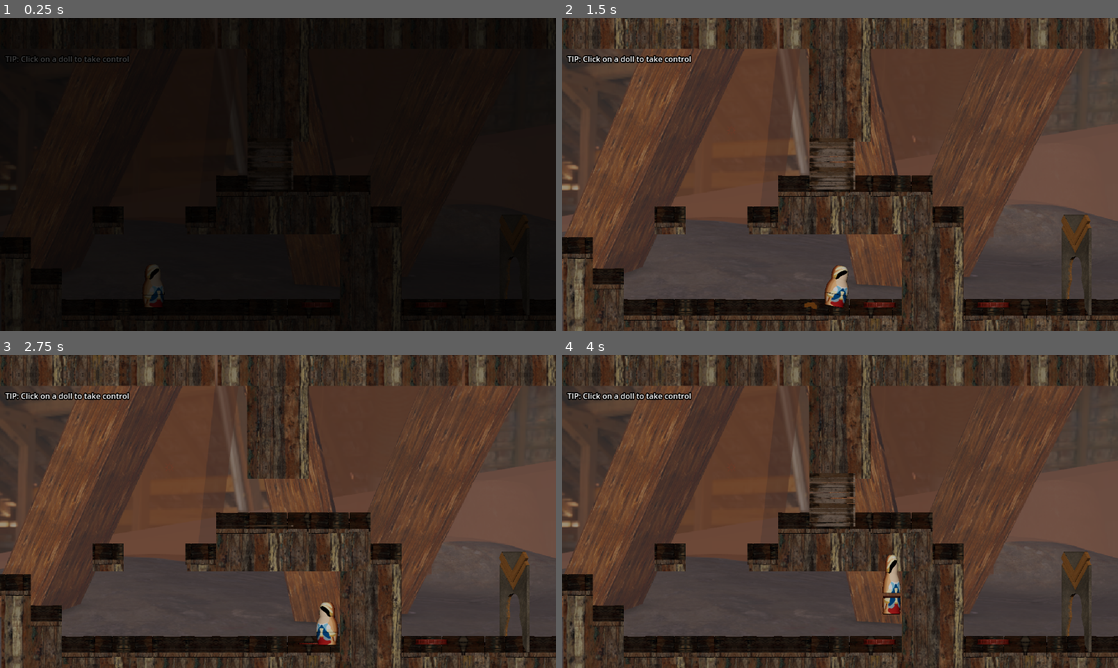
Above: before the commit, frames 1-4 (two rows, left to right).
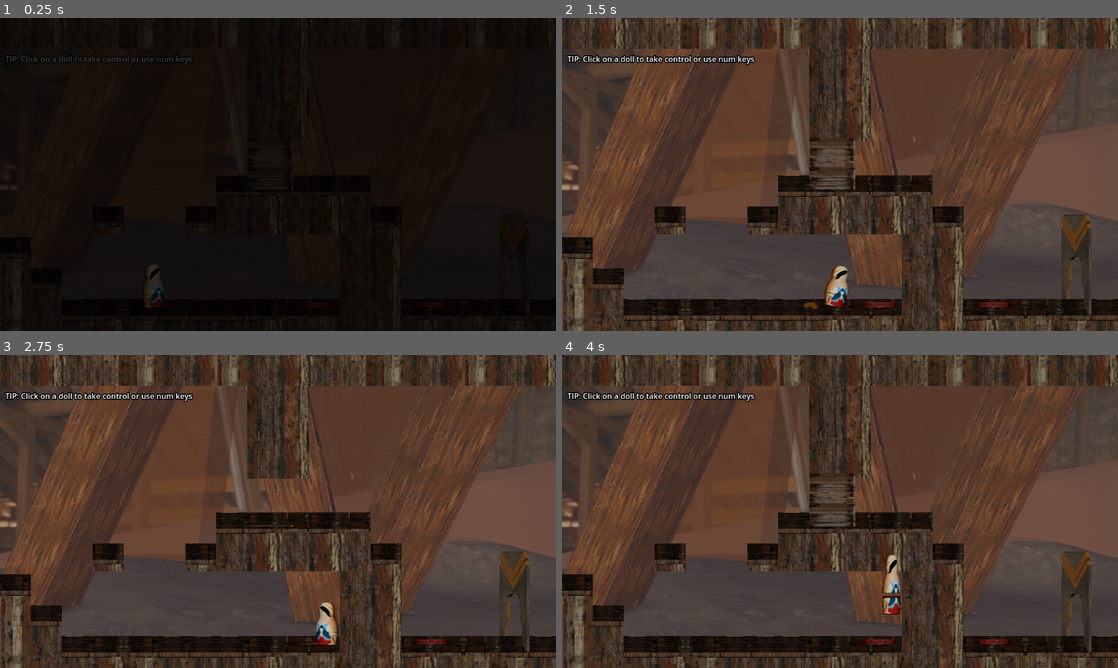
Above: after the commit, the same moments.

Repository: SethHDavis99/GMTK2024
Game: Godot game, scene res://levels/Level2.tscn
Same seed, same stepped clock (60 frames per second), same inputs: the game is played once before the commit and once after it. This scene is started directly instead of the project's main scene.
Inputs (mouse positions are in pixels of both pictures, inside the frame that each line leads up to):
- Up to frame 1 (0.25 s): no input
- Up to frame 2 (1.5 s): tap A (move_left) at 0.5, 1.25 s; move the mouse to (717, 287) at 0.52 s; hold 1 (1) 0.53-1.28 s; hold D (move_right) from 0.53 s (still down); tap W (jump) at 0.77 s; tap 3 (3) at 0.8, 1.35 s; move the mouse to (728, 190) at 1.27 s
- Up to frame 3 (2.75 s): tap W (jump) at 1.52 s; tap 1 (1) at 1.55 s; tap A (move_left) at 2 s; move the mouse to (333, 442) at 2.02 s; release D (move_right) at 2.03 s; hold A (move_left) from 2.03 s (still down); hold 1 (1) from 2.03 s (still down); tap 3 (3) at 2.3 s
- Up to frame 4 (4 s): move the mouse to (812, 574) at 2.77 s; release A (move_left) at 2.78 s; release 1 (1) at 2.78 s; hold D (move_right) from 2.78 s (still down); tap 2 (2) at 2.85 s; tap W (jump) at 3.02, 3.77 s; tap 1 (1) at 3.05 s; tap A (move_left) at 3.5 s; move the mouse to (1006, 558) at 3.52 s; hold 3 (3) from 3.53 s (still down)

The runs differ from the first frame. In frame 1, less than 0.1% of the frame differs, in the area x 23-35%, y 12-15%; in frame 2, 0.2%, in the area x 23-35%, y 11-16%; in frame 3, 0.2%; in frame 4, 0.2%.

Commit message:
add more num keys

Diff:
--- a/levels/Level2.tscn
+++ b/levels/Level2.tscn
@@ -47,4 +47,4 @@
 offset_bottom = 96.0
 theme_override_colors/font_outline_color = Color(0, 0, 0, 1)
 theme_override_constants/outline_size = 8
-text = "TIP: Click on a doll to take control"
+text = "TIP: Click on a doll to take control or use num keys"
--- a/project.godot
+++ b/project.godot
@@ -68,16 +68,19 @@
 1={
 "deadzone": 0.5,
 "events": [Object(InputEventKey,"resource_local_to_scene":false,"resource_name":"","device":-1,"window_id":0,"alt_press …(191 unchanged characters)…
+, Object(InputEventKey,"resource_local_to_scene":false,"resource_name":"","device":-1,"window_id":0,"alt_pressed":false,"shift_pressed":false,"ctrl_pressed":false,"meta_pressed":false,"pressed":false,"keycode":0,"physical_keycode":4194439,"key_label":0,"unicode":49,"location":0,"echo":false,"script":null)
 ]
 }
 2={
 "deadzone": 0.5,
 "events": [Object(InputEventKey,"resource_local_to_scene":false,"resource_name":"","device":-1,"window_id":0,"alt_press …(191 unchanged characters)…
+, Object(InputEventKey,"resource_local_to_scene":false,"resource_name":"","device":-1,"window_id":0,"alt_pressed":false,"shift_pressed":false,"ctrl_pressed":false,"meta_pressed":false,"pressed":false,"keycode":0,"physical_keycode":4194440,"key_label":0,"unicode":50,"location":0,"echo":false,"script":null)
 ]
 }
 3={
 "deadzone": 0.5,
 "events": [Object(InputEventKey,"resource_local_to_scene":false,"resource_name":"","device":-1,"window_id":0,"alt_press …(191 unchanged characters)…
+, Object(InputEventKey,"resource_local_to_scene":false,"resource_name":"","device":-1,"window_id":0,"alt_pressed":false,"shift_pressed":false,"ctrl_pressed":false,"meta_pressed":false,"pressed":false,"keycode":0,"physical_keycode":4194441,"key_label":0,"unicode":51,"location":0,"echo":false,"script":null)
 ]
 }
 
